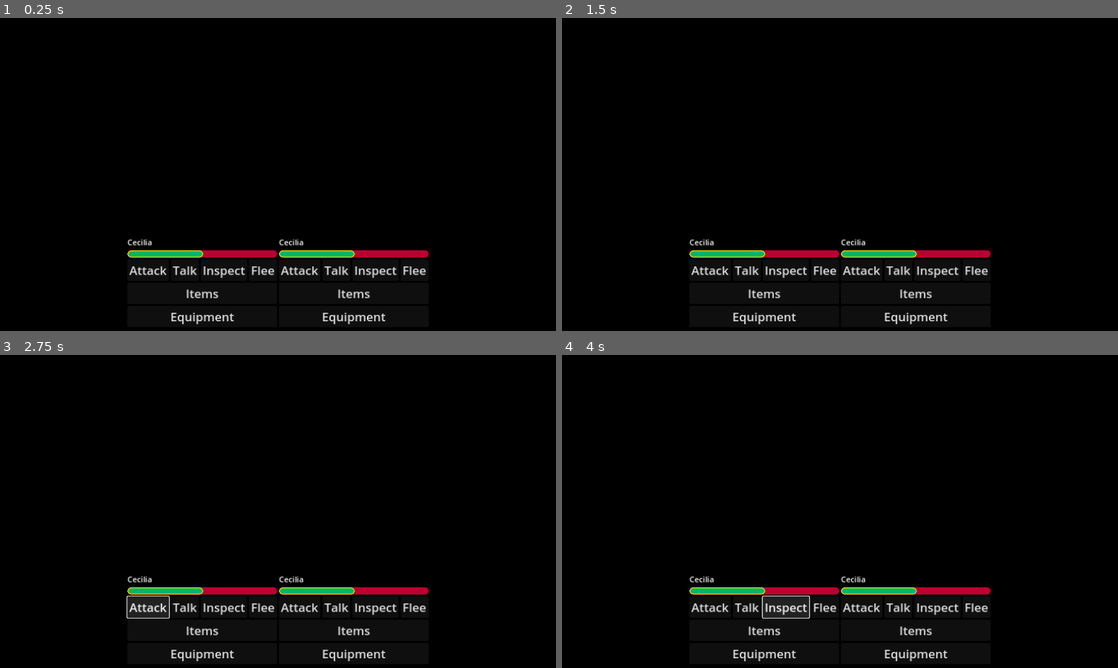
Above: before the commit, frames 1-4 (two rows, left to right).
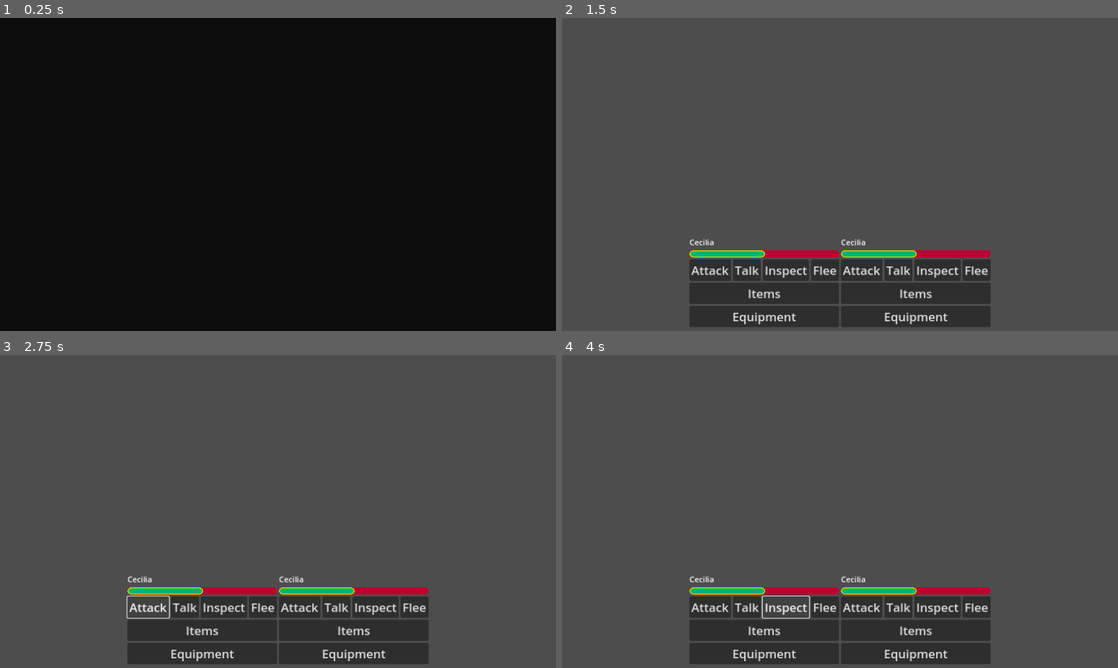
Above: after the commit, the same moments.

Repository: Where-is-my-input/Erratic-Seasons
Game: Godot game, scene res://game_scenes/battle.tscn
Same seed, same stepped clock (60 frames per second), same inputs: the game is played once before the commit and once after it. This scene is started directly instead of the project's main scene.
Inputs:
- Up to frame 1 (0.25 s): no input
- Up to frame 2 (1.5 s): hold D (right, bound only after the commit) 0.53-1.28 s; hold S (down, bound only after the commit) from 1.28 s (still down)
- Up to frame 3 (2.75 s): release S (down, bound only after the commit) at 2 s; click "Attack" at 2 s
- Up to frame 4 (4 s): click "Talk" at 2.75 s; click "Inspect" at 3.5 s

The runs differ from the first frame. In frame 1, 2.8% of the frame differs, in the area x 22-78%, y 70-98%; in frame 2, 98%, in the area x 0-100%, y 0-100%; in frame 3, 98%; in frame 4, 98%.

Commit message:
OverWorldChanges
added the OverWorldChanges so the player can walk arround, there is only a small visual glitch when going to the battleScene, trying to figure it out

Diff:
--- a/game_scenes/Camp/camp_scene.tscn
+++ b/game_scenes/Camp/camp_scene.tscn
@@ -1,6 +1,33 @@
 [gd_scene load_steps=5 format=3 uid="uid://1bj38fktu8r6"]
 
 [ext_resource type="Script" path="res://game_scenes/Camp/camp_scene.gd" id="1_5txfa"]
+
+[sub_resource type="Animation" id="Animation_ydali"]
+length = 0.001
+tracks/0/type = "value"
+tracks/0/imported = false
+tracks/0/enabled = true
+tracks/0/path = NodePath("Transition/ColorRect:self_modulate")
+tracks/0/interp = 1
+tracks/0/loop_wrap = true
+tracks/0/keys = {
+"times": PackedFloat32Array(0),
+"transitions": PackedFloat32Array(1),
+"update": 0,
+"values": [Color(1, 1, 1, 1)]
+}
+tracks/1/type = "value"
+tracks/1/imported = false
+tracks/1/enabled = true
+tracks/1/path = NodePath("Transition/ColorRect:visible")
+tracks/1/interp = 1
+tracks/1/loop_wrap = true
+tracks/1/keys = {
+"times": PackedFloat32Array(0),
+"transitions": PackedFloat32Array(1),
+"update": 1,
+"values": [true]
+}
 
 [sub_resource type="Animation" id="Animation_1yijl"]
 resource_name = "fadeIn"
@@ -27,33 +54,6 @@
 "transitions": PackedFloat32Array(1),
 "update": 1,
 "values": [false]
-}
-
-[sub_resource type="Animation" id="Animation_ydali"]
-length = 0.001
-tracks/0/type = "value"
-tracks/0/imported = false
-tracks/0/enabled = true
-tracks/0/path = NodePath("Transition/ColorRect:self_modulate")
-tracks/0/interp = 1
-tracks/0/loop_wrap = true
-tracks/0/keys = {
-"times": PackedFloat32Array(0),
-"transitions": PackedFloat32Array(1),
-"update": 0,
-"values": [Color(1, 1, 1, 1)]
-}
-tracks/1/type = "value"
-tracks/1/imported = false
-tracks/1/enabled = true
-tracks/1/path = NodePath("Transition/ColorRect:visible")
-tracks/1/interp = 1
-tracks/1/loop_wrap = true
-tracks/1/keys = {
-"times": PackedFloat32Array(0),
-"transitions": PackedFloat32Array(1),
-"update": 1,
-"values": [true]
 }
 
 [sub_resource type="AnimationLibrary" id="AnimationLibrary_fhb1c"]
--- a/game_scenes/Encounters/base_encounter.tscn
+++ b/game_scenes/Encounters/base_encounter.tscn
@@ -4,33 +4,6 @@
 
 [sub_resource type="RectangleShape2D" id="RectangleShape2D_sjna8"]
 size = Vector2(40, 40)
-
-[sub_resource type="Animation" id="Animation_ejef0"]
-resource_name = "fadeOut"
-tracks/0/type = "value"
-tracks/0/imported = false
-tracks/0/enabled = true
-tracks/0/path = NodePath("Transition/ColorRect:self_modulate")
-tracks/0/interp = 1
-tracks/0/loop_wrap = true
-tracks/0/keys = {
-"times": PackedFloat32Array(0, 1),
-"transitions": PackedFloat32Array(1, 1),
-"update": 0,
-"values": [Color(1, 1, 1, 0), Color(1, 1, 1, 1)]
-}
-tracks/1/type = "value"
-tracks/1/imported = false
-tracks/1/enabled = true
-tracks/1/path = NodePath("Transition/ColorRect:visible")
-tracks/1/interp = 1
-tracks/1/loop_wrap = true
-tracks/1/keys = {
-"times": PackedFloat32Array(0),
-"transitions": PackedFloat32Array(1),
-"update": 1,
-"values": [true]
-}
 
 [sub_resource type="Animation" id="Animation_rdie7"]
 length = 0.001
@@ -86,6 +59,33 @@
 "values": [false]
 }
 
+[sub_resource type="Animation" id="Animation_ejef0"]
+resource_name = "fadeOut"
+tracks/0/type = "value"
+tracks/0/imported = false
+tracks/0/enabled = true
+tracks/0/path = NodePath("Transition/ColorRect:self_modulate")
+tracks/0/interp = 1
+tracks/0/loop_wrap = true
+tracks/0/keys = {
+"times": PackedFloat32Array(0, 1),
+"transitions": PackedFloat32Array(1, 1),
+"update": 0,
+"values": [Color(1, 1, 1, 0), Color(1, 1, 1, 1)]
+}
+tracks/1/type = "value"
+tracks/1/imported = false
+tracks/1/enabled = true
+tracks/1/path = NodePath("Transition/ColorRect:visible")
+tracks/1/interp = 1
+tracks/1/loop_wrap = true
+tracks/1/keys = {
+"times": PackedFloat32Array(0),
+"transitions": PackedFloat32Array(1),
+"update": 1,
+"values": [true]
+}
+
 [sub_resource type="AnimationLibrary" id="AnimationLibrary_tvtax"]
 _data = {
 "RESET": SubResource("Animation_rdie7"),
--- a/game_scenes/Trade/trade_scene.tscn
+++ b/game_scenes/Trade/trade_scene.tscn
@@ -1,6 +1,33 @@
 [gd_scene load_steps=5 format=3 uid="uid://bhuc23104v20c"]
 
 [ext_resource type="Script" path="res://game_scenes/Trade/trade_scene.gd" id="1_jae5t"]
+
+[sub_resource type="Animation" id="Animation_ydali"]
+length = 0.001
+tracks/0/type = "value"
+tracks/0/imported = false
+tracks/0/enabled = true
+tracks/0/path = NodePath("Transition/ColorRect:self_modulate")
+tracks/0/interp = 1
+tracks/0/loop_wrap = true
+tracks/0/keys = {
+"times": PackedFloat32Array(0),
+"transitions": PackedFloat32Array(1),
+"update": 0,
+"values": [Color(1, 1, 1, 1)]
+}
+tracks/1/type = "value"
+tracks/1/imported = false
+tracks/1/enabled = true
+tracks/1/path = NodePath("Transition/ColorRect:visible")
+tracks/1/interp = 1
+tracks/1/loop_wrap = true
+tracks/1/keys = {
+"times": PackedFloat32Array(0),
+"transitions": PackedFloat32Array(1),
+"update": 1,
+"values": [true]
+}
 
 [sub_resource type="Animation" id="Animation_1yijl"]
 resource_name = "fadeIn"
@@ -27,33 +54,6 @@
 "transitions": PackedFloat32Array(1),
 "update": 1,
 "values": [false]
-}
-
-[sub_resource type="Animation" id="Animation_ydali"]
-length = 0.001
-tracks/0/type = "value"
-tracks/0/imported = false
-tracks/0/enabled = true
-tracks/0/path = NodePath("Transition/ColorRect:self_modulate")
-tracks/0/interp = 1
-tracks/0/loop_wrap = true
-tracks/0/keys = {
-"times": PackedFloat32Array(0),
-"transitions": PackedFloat32Array(1),
-"update": 0,
-"values": [Color(1, 1, 1, 1)]
-}
-tracks/1/type = "value"
-tracks/1/imported = false
-tracks/1/enabled = true
-tracks/1/path = NodePath("Transition/ColorRect:visible")
-tracks/1/interp = 1
-tracks/1/loop_wrap = true
-tracks/1/keys = {
-"times": PackedFloat32Array(0),
-"transitions": PackedFloat32Array(1),
-"update": 1,
-"values": [true]
 }
 
 [sub_resource type="AnimationLibrary" id="AnimationLibrary_fhb1c"]
--- a/game_scenes/battle.tscn
+++ b/game_scenes/battle.tscn
@@ -1,37 +1,8 @@
-[gd_scene load_steps=4 load_steps=5 format=3 uid="uid://cpjl5egurf3wn"]
+[gd_scene load_steps=7 format=3 uid="uid://cpjl5egurf3wn"]
 
-[ext_resource type="Script" path="res://game_scenes/battle.gd" id="1_6a2dg"]
+[ext_resource type="Script" path="res://game_scenes/battle.gd" id="1_hoa3k"]
 [ext_resource type="Script" path="res://game_scenes/battleUI.gd" id="2_buw81"]
 [ext_resource type="PackedScene" uid="uid://cmf2x2kufabom" path="res://UI/character_ui.tscn" id="3_f0nxq"]
-
-[ext_resource type="Script" path="res://game_scenes/battle.gd" id="1_q6qng"]
-
-[sub_resource type="Animation" id="Animation_1yijl"]
-resource_name = "fadeIn"
-tracks/0/type = "value"
-tracks/0/imported = false
-tracks/0/enabled = true
-tracks/0/path = NodePath("Transition/ColorRect:self_modulate")
-tracks/0/interp = 1
-tracks/0/loop_wrap = true
-tracks/0/keys = {
-"times": PackedFloat32Array(0.0666667, 1),
-"transitions": PackedFloat32Array(1, 1),
-"update": 0,
-"values": [Color(1, 1, 1, 1), Color(1, 1, 1, 0)]
-}
-tracks/1/type = "value"
-tracks/1/imported = false
-tracks/1/enabled = true
-tracks/1/path = NodePath("Transition/ColorRect:visible")
-tracks/1/interp = 1
-tracks/1/loop_wrap = true
-tracks/1/keys = {
-"times": PackedFloat32Array(1),
-"transitions": PackedFloat32Array(1),
-"update": 1,
-"values": [false]
-}
 
 [sub_resource type="Animation" id="Animation_ydali"]
 length = 0.001
@@ -59,6 +30,57 @@
 "update": 1,
 "values": [true]
 }
+tracks/2/type = "value"
+tracks/2/imported = false
+tracks/2/enabled = true
+tracks/2/path = NodePath("battleUI/CanvasLayer:visible")
+tracks/2/interp = 1
+tracks/2/loop_wrap = true
+tracks/2/keys = {
+"times": PackedFloat32Array(0),
+"transitions": PackedFloat32Array(1),
+"update": 1,
+"values": [true]
+}
+
+[sub_resource type="Animation" id="Animation_1yijl"]
+resource_name = "fadeIn"
+tracks/0/type = "value"
+tracks/0/imported = false
+tracks/0/enabled = true
+tracks/0/path = NodePath("Transition/ColorRect:self_modulate")
+tracks/0/interp = 1
+tracks/0/loop_wrap = true
+tracks/0/keys = {
+"times": PackedFloat32Array(0.0666667, 1),
+"transitions": PackedFloat32Array(1, 1),
+"update": 0,
+"values": [Color(1, 1, 1, 1), Color(1, 1, 1, 0)]
+}
+tracks/1/type = "value"
+tracks/1/imported = false
+tracks/1/enabled = true
+tracks/1/path = NodePath("Transition/ColorRect:visible")
+tracks/1/interp = 1
+tracks/1/loop_wrap = true
+tracks/1/keys = {
+"times": PackedFloat32Array(1),
+"transitions": PackedFloat32Array(1),
+"update": 1,
+"values": [true]
+}
+tracks/2/type = "value"
+tracks/2/imported = false
+tracks/2/enabled = true
+tracks/2/path = NodePath("battleUI/CanvasLayer:visible")
+tracks/2/interp = 1
+tracks/2/loop_wrap = true
+tracks/2/keys = {
+"times": PackedFloat32Array(0, 1),
+"transitions": PackedFloat32Array(1, 1),
+"update": 1,
+"values": [false, true]
+}
 
 [sub_resource type="AnimationLibrary" id="AnimationLibrary_fhb1c"]
 _data = {
@@ -67,10 +89,13 @@
 }
 
 [node name="battle" type="Node2D"]
+script = ExtResource("1_hoa3k")
 
 [node name="playerParty" type="Node2D" parent="."]
+visible = false
 
 [node name="NPCParty" type="Node2D" parent="."]
+visible = false
 
 [node name="battleUI" type="Control" parent="."]
 layout_mode = 3
@@ -112,11 +137,6 @@
 [node name="characterUI2" parent="battleUI/CanvasLayer/playerPartyUI/HBoxContainer" instance=ExtResource("3_f0nxq")]
 layout_mode = 2
 
-[node name="Label" type="Label" parent="."]
-offset_right = 40.0
-offset_bottom = 23.0
-text = "BATTLE SCENE"
-
 [node name="Transition" type="AnimationPlayer" parent="."]
 libraries = {
 "": SubResource("AnimationLibrary_fhb1c")
--- a/project.godot
+++ b/project.godot
@@ -12,7 +12,7 @@
 
 config/name="Godot Wild Jam #71"
 run/main_scene="res://game_scenes/n_2d_debug_scene.tscn"
-config/features=PackedStringArray("4.2", "GL Compatibility")
+config/features=PackedStringArray("4.3", "GL Compatibility")
 config/icon="res://icon.svg"
 
 [autoload]
@@ -27,6 +27,29 @@
 
 theme/custom="res://UI/theme.tres"
 
+[input]
+
+up={
+"deadzone": 0.5,
+"events": [Object(InputEventKey,"resource_local_to_scene":false,"resource_name":"","device":-1,"window_id":0,"alt_pressed":false,"shift_pressed":false,"ctrl_pressed":false,"meta_pressed":false,"pressed":false,"keycode":0,"physical_keycode":87,"key_label":0,"unicode":119,"location":0,"echo":false,"script":null)
+]
+}
+down={
+"deadzone": 0.5,
+"events": [Object(InputEventKey,"resource_local_to_scene":false,"resource_name":"","device":-1,"window_id":0,"alt_pressed":false,"shift_pressed":false,"ctrl_pressed":false,"meta_pressed":false,"pressed":false,"keycode":0,"physical_keycode":83,"key_label":0,"unicode":115,"location":0,"echo":false,"script":null)
+]
+}
+left={
+"deadzone": 0.5,
+"events": [Object(InputEventKey,"resource_local_to_scene":false,"resource_name":"","device":-1,"window_id":0,"alt_pressed":false,"shift_pressed":false,"ctrl_pressed":false,"meta_pressed":false,"pressed":false,"keycode":0,"physical_keycode":65,"key_label":0,"unicode":97,"location":0,"echo":false,"script":null)
+]
+}
+right={
+"deadzone": 0.5,
+"events": [Object(InputEventKey,"resource_local_to_scene":false,"resource_name":"","device":-1,"window_id":0,"alt_pressed":false,"shift_pressed":false,"ctrl_pressed":false,"meta_pressed":false,"pressed":false,"keycode":0,"physical_keycode":68,"key_label":0,"unicode":100,"location":0,"echo":false,"script":null)
+]
+}
+
 [rendering]
 
 renderer/rendering_method="gl_compatibility"
--- a/system/global.gd
+++ b/system/global.gd
@@ -12,7 +12,6 @@
 	playerParty.push_back(cc)
 	playerParty.push_back(geo)
 
-
 # Called every frame. 'delta' is the elapsed time since the previous frame.
 func _process(delta):
 	pass
